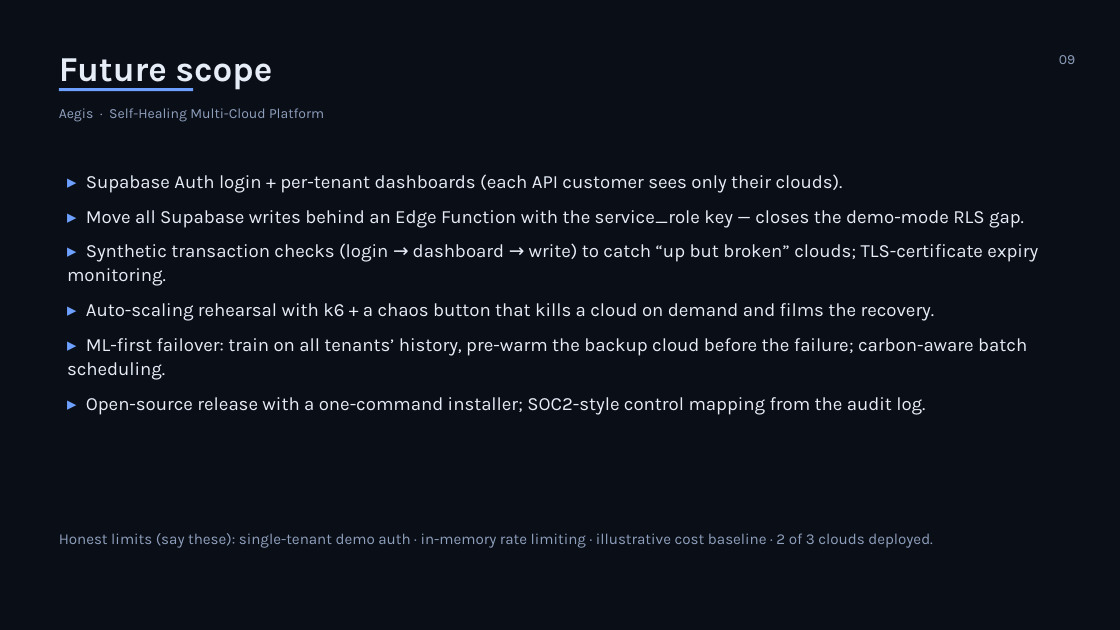
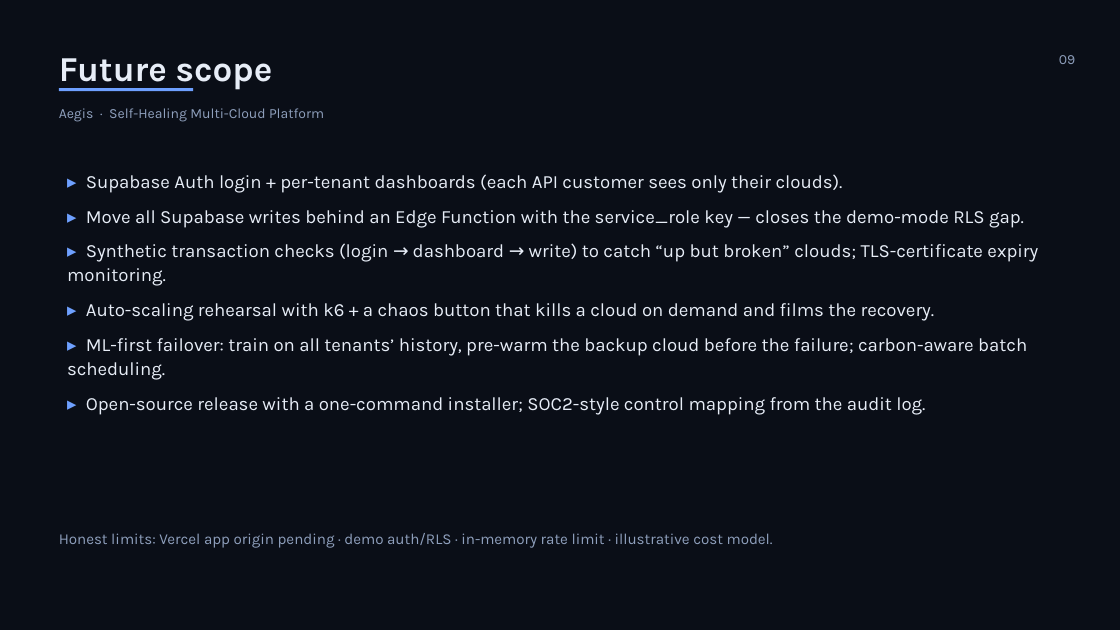
Before and after one commit to Manav32478/aegis-platform-, a slide deck: slide 9 of docs/EVAL2_PRESENTATION.pptx. Drawn at 1120x630 pixels with LibreOffice and Linux fonts; fonts in the diff are those of the drawing. Boxes give left, top, right and bottom in pixels: in the first picture for what was removed or moved away, otherwise in the second. Text is boxed around its words. In the diff, an @@ line names an element or a change of style, - is before the commit and + after.

Commit message:
Update Aegis Vercel diagnostics and app origin

```diff
--- a/docs/EVAL2_PRESENTATION.pptx
+++ b/docs/EVAL2_PRESENTATION.pptx
@@ text at (59,533,773,548): text changed @@
-Honest limits (say these): single-tenant demo auth · in-memory rate limiting · illustrative cost baseline · 2 of 3 clouds deployed.
+Honest limits: Vercel app origin pending · demo auth/RLS · in-memory rate limit · illustrative cost model.
```
Also in this commit, not shown: 9 other slides changed, 30 other files.
